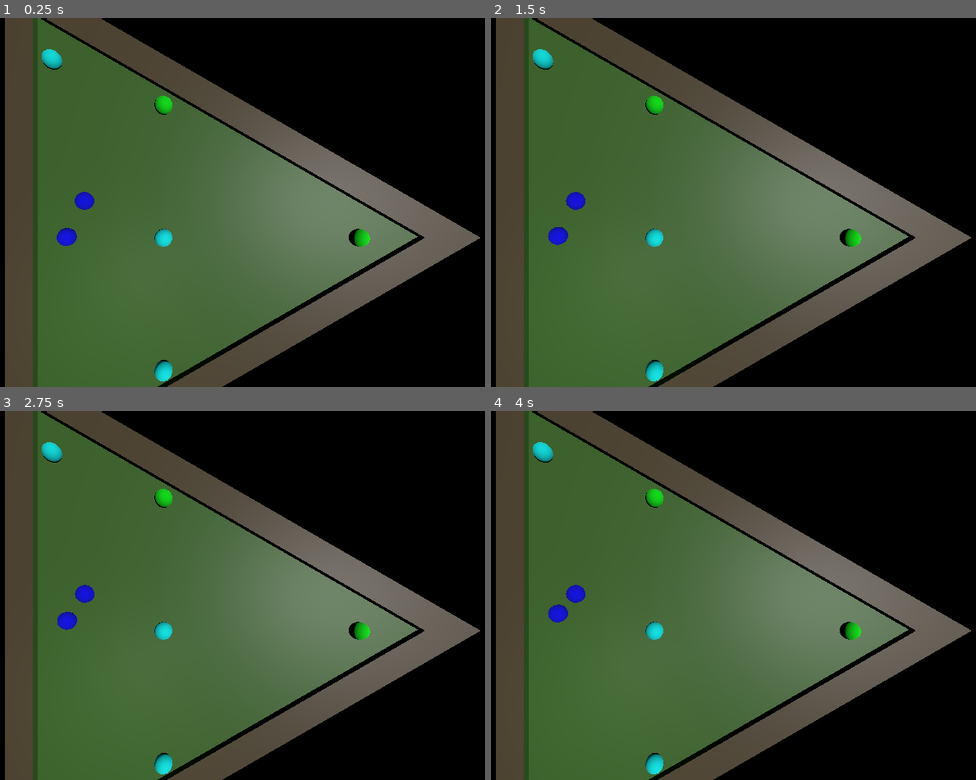
Above: before the commit, frames 1-4 (two rows, left to right).
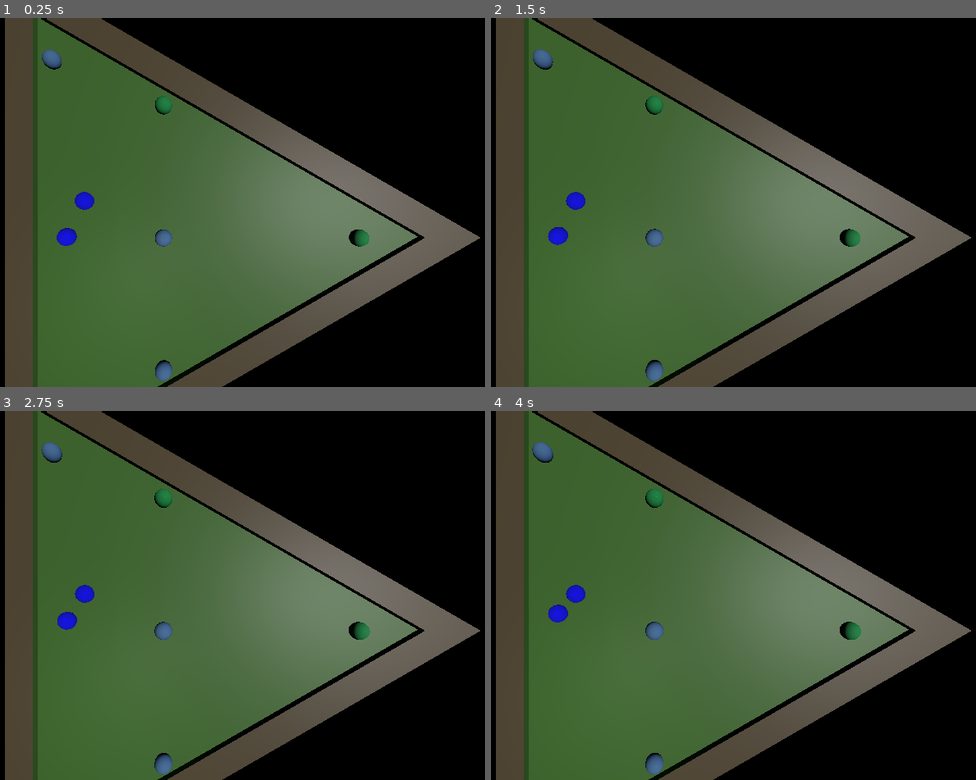
Above: after the commit, the same moments.

Repository: freesstylers/GlobalGameJam25
Game: Godot game, scene res://Assets/Prefabs/pruebaworld.tscn
The game is run twice, just before and just after one commit, with the same random seed, the same clock (stepped at 60 frames per second) and the same inputs.
Inputs (mouse positions are in pixels of both pictures, inside the frame that each line leads up to):
- Up to frame 1 (0.25 s): no input
- Up to frame 2 (1.5 s): tap Enter at 0.5 s; move the mouse to (830, 184) at 0.52 s; hold D (right) 0.53-1.28 s; click (830, 184) at 0.6 s; tap Space (Accelerate) at 1.25 s; move the mouse to (554, 220) at 1.27 s; hold S (down) from 1.28 s (still down); click (554, 220) at 1.35 s
- Up to frame 3 (2.75 s): tap Enter at 2 s; move the mouse to (261, 514) at 2.02 s; release S (down) at 2.03 s; hold D (right) from 2.03 s (still down); click (261, 514) at 2.1 s
- Up to frame 4 (4 s): tap Space (Accelerate) at 2.75 s; move the mouse to (655, 669) at 2.77 s; release D (right) at 2.78 s; hold Space (Accelerate) 2.78-3.53 s; click (655, 669) at 2.85 s; tap Enter at 3.5 s; move the mouse to (883, 650) at 3.52 s; hold A (left) from 3.53 s (still down); click (883, 650) at 3.6 s

The runs differ from the first frame. In frame 1, 0.8% of the frame differs, in the area x 8-77%, y 8-99%; in frame 2, 0.7%; in frame 3, 0.7%; in frame 4, 0.8%.
Error after the commit: Parse Error: Function "_ready" has the same name as a previously declared function. (res://Assets/Scripts/Bubbles/BouncyBubble.gd:17)

Commit message:
Añadido shader burbuja y cambio de color

Diff:
--- a/Assets/Prefabs/Bubbles/bouncy_bubble.tscn
+++ b/Assets/Prefabs/Bubbles/bouncy_bubble.tscn
@@ -1,8 +1,10 @@
-[gd_scene load_steps=12 format=3 uid="uid://u2amv3j63qg6"]
+[gd_scene load_steps=14 format=3 uid="uid://u2amv3j63qg6"]
 
 [ext_resource type="Script" path="res://Assets/Scripts/Bubbles/BouncyBubble.gd" id="1_guc2f"]
+[ext_resource type="Shader" path="res://Assets/Shaders/Bubble_Shader.gdshader" id="2_jpi3b"]
 [ext_resource type="AudioStream" uid="uid://ca15arcry2vu4" path="res://Assets/Sound/SFX/Bubble/bubble1.ogg" id="2_mrhf6"]
 [ext_resource type="AudioStream" uid="uid://5i4lbo2o8jdx" path="res://Assets/Sound/SFX/Bubble/bubble2.ogg" id="3_6yyuu"]
+[ext_resource type="Texture2D" uid="uid://6t6jl2iuyjwh" path="res://Assets/Shaders/Noise/noise.tres" id="3_60mns"]
 [ext_resource type="AudioStream" uid="uid://dp8pbvdael4tn" path="res://Assets/Sound/SFX/Bubble/bubble3.ogg" id="4_61div"]
 [ext_resource type="AudioStream" uid="uid://cneoexcqast5i" path="res://Assets/Sound/SFX/Bubble/bubble4.ogg" id="5_6yxkg"]
 [ext_resource type="AudioStream" uid="uid://bt2jncprqavnd" path="res://Assets/Sound/SFX/Bubble/bubble5.ogg" id="6_lq3y4"]
@@ -10,11 +12,18 @@
 
 [sub_resource type="SphereShape3D" id="SphereShape3D_00jjn"]
 
-[sub_resource type="StandardMaterial3D" id="StandardMaterial3D_mpnmf"]
-albedo_color = Color(0, 1, 0.0823529, 1)
+[sub_resource type="ShaderMaterial" id="ShaderMaterial_y62dy"]
+render_priority = 0
+shader = ExtResource("2_jpi3b")
+shader_parameter/bubble_color = Color(0.155877, 0.617215, 0.330781, 1)
+shader_parameter/alpha_bubble = 0.7
+shader_parameter/height_multiplier = 0.5
+shader_parameter/noise_sample_size = 0.02
+shader_parameter/animation_speed = 0.015
+shader_parameter/noise = ExtResource("3_60mns")
 
-[sub_resource type="SphereMesh" id="SphereMesh_kvmuj"]
-material = SubResource("StandardMaterial3D_mpnmf")
+[sub_resource type="SphereMesh" id="SphereMesh_1ymkk"]
+material = SubResource("ShaderMaterial_y62dy")
 
 [sub_resource type="AudioStreamRandomizer" id="AudioStreamRandomizer_d0703"]
 playback_mode = 1
@@ -29,6 +38,7 @@
 [node name="BouncyBubble" type="Node3D"]
 script = ExtResource("1_guc2f")
 numhits = 2
+hitColors = Array[Color]([Color(0, 0, 0, 1), Color(0.909968, 0.854121, 0.115571, 1)])
 
 [node name="RigidBody3D" type="RigidBody3D" parent="."]
 mass = 10.0
@@ -39,8 +49,9 @@
 [node name="CollisionShape3D" type="CollisionShape3D" parent="RigidBody3D"]
 shape = SubResource("SphereShape3D_00jjn")
 
-[node name="MeshInstance3D" type="MeshInstance3D" parent="RigidBody3D"]
-mesh = SubResource("SphereMesh_kvmuj")
+[node name="BubbleMesh" type="MeshInstance3D" parent="RigidBody3D"]
+transform = Transform3D(0.7, 0, 0, 0, 0.7, 0, 0, 0, 0.7, 0, 0, 0)
+mesh = SubResource("SphereMesh_1ymkk")
 
 [node name="BubblePop" type="AudioStreamPlayer" parent="."]
 stream = SubResource("AudioStreamRandomizer_d0703")
--- a/Assets/Prefabs/Bubbles/pruebaball.tscn
+++ b/Assets/Prefabs/Bubbles/pruebaball.tscn
@@ -1,8 +1,10 @@
-[gd_scene load_steps=13 format=3 uid="uid://dxs8u8ll3d0u1"]
+[gd_scene load_steps=15 format=3 uid="uid://dxs8u8ll3d0u1"]
 
 [ext_resource type="Script" path="res://Assets/Scripts/pruebaball.gd" id="1_7pg8h"]
+[ext_resource type="Shader" path="res://Assets/Shaders/Bubble_Shader.gdshader" id="2_50ydn"]
 [ext_resource type="AudioStream" uid="uid://ca15arcry2vu4" path="res://Assets/Sound/SFX/Bubble/bubble1.ogg" id="2_ea1hh"]
 [ext_resource type="AudioStream" uid="uid://5i4lbo2o8jdx" path="res://Assets/Sound/SFX/Bubble/bubble2.ogg" id="3_4usen"]
+[ext_resource type="Texture2D" uid="uid://6t6jl2iuyjwh" path="res://Assets/Shaders/Noise/noise.tres" id="3_fetgg"]
 [ext_resource type="AudioStream" uid="uid://dp8pbvdael4tn" path="res://Assets/Sound/SFX/Bubble/bubble3.ogg" id="4_r2yv4"]
 [ext_resource type="AudioStream" uid="uid://cneoexcqast5i" path="res://Assets/Sound/SFX/Bubble/bubble4.ogg" id="5_d6drm"]
 [ext_resource type="AudioStream" uid="uid://bt2jncprqavnd" path="res://Assets/Sound/SFX/Bubble/bubble5.ogg" id="6_ne85j"]
@@ -13,11 +15,18 @@
 
 [sub_resource type="SphereShape3D" id="SphereShape3D_s8rjv"]
 
-[sub_resource type="StandardMaterial3D" id="StandardMaterial3D_y08aw"]
-albedo_color = Color(0, 1, 1, 0.337255)
+[sub_resource type="ShaderMaterial" id="ShaderMaterial_d10nv"]
+render_priority = 0
+shader = ExtResource("2_50ydn")
+shader_parameter/bubble_color = Color(0.33244, 0.495902, 0.746645, 1)
+shader_parameter/alpha_bubble = 0.7
+shader_parameter/height_multiplier = 0.5
+shader_parameter/noise_sample_size = 0.02
+shader_parameter/animation_speed = 0.015
+shader_parameter/noise = ExtResource("3_fetgg")
 
-[sub_resource type="SphereMesh" id="SphereMesh_eaurw"]
-material = SubResource("StandardMaterial3D_y08aw")
+[sub_resource type="SphereMesh" id="SphereMesh_oclog"]
+material = SubResource("ShaderMaterial_d10nv")
 
 [sub_resource type="AudioStreamRandomizer" id="AudioStreamRandomizer_tj0au"]
 streams_count = 6
@@ -43,7 +52,8 @@
 shape = SubResource("SphereShape3D_s8rjv")
 
 [node name="MeshInstance3D" type="MeshInstance3D" parent="RigidBody3D"]
-mesh = SubResource("SphereMesh_eaurw")
+transform = Transform3D(0.7, 0, 0, 0, 0.7, 0, 0, 0, 0.7, 0, 0, 0)
+mesh = SubResource("SphereMesh_oclog")
 
 [node name="BubblePop" type="AudioStreamPlayer" parent="."]
 stream = SubResource("AudioStreamRandomizer_tj0au")
--- a/Assets/Resources/Meshes/SphereMeshBubble.tres
+++ b/Assets/Resources/Meshes/SphereMeshBubble.tres
@@ -1,23 +1,7 @@
-[gd_resource type="SphereMesh" load_steps=5 format=3 uid="uid://che5aggqytks"]
+[gd_resource type="SphereMesh" load_steps=2 format=3 uid="uid://che5aggqytks"]
 
-[ext_resource type="Shader" path="res://Assets/Shaders/Bubble_Shader.gdshader" id="1_j36va"]
-
-[sub_resource type="FastNoiseLite" id="FastNoiseLite_ptjky"]
-noise_type = 2
-frequency = 0.017
-
-[sub_resource type="NoiseTexture2D" id="NoiseTexture2D_8ddqt"]
-noise = SubResource("FastNoiseLite_ptjky")
-
-[sub_resource type="ShaderMaterial" id="ShaderMaterial_8v8gt"]
-render_priority = 0
-shader = ExtResource("1_j36va")
-shader_parameter/bubble_color = Color(0.927392, 0.373252, 0.495711, 1)
-shader_parameter/alpha_bubble = 0.7
-shader_parameter/height_multiplier = 0.12
-shader_parameter/noise_sample_size = 0.055
-shader_parameter/animation_speed = 0.07
-shader_parameter/noise = SubResource("NoiseTexture2D_8ddqt")
+[ext_resource type="Material" uid="uid://5nup7qfccaeb" path="res://Assets/Resources/Materials/bubble_material.tres" id="1_c3e7r"]
 
 [resource]
-material = SubResource("ShaderMaterial_8v8gt")
+resource_local_to_scene = true
+material = ExtResource("1_c3e7r")
--- a/Assets/Scripts/Bubbles/BouncyBubble.gd
+++ b/Assets/Scripts/Bubbles/BouncyBubble.gd
@@ -2,11 +2,26 @@
 extends BaseBall
 
 @export var numhits : int = 1
+@export var hitColors : Array[Color] = [Color.AQUA]
+
+var bubbleShader : ShaderMaterial #seteamos los parametros con seet_shader_material
+
+func _ready() -> void:
+	#Buscamos el shader y lo metemos en la variable
+	var count = $RigidBody3D/BubbleMesh.get_surface_override_material_count()
+	bubbleShader = $RigidBody3D/BubbleMesh.get_active_material(0) as ShaderMaterial
+
+
+	pass
 
 func _ready() -> void:
 	numhits = randi_range(0,2)
 
 func on_hit(body):
 	numhits -= 1
+	set_shader_color(hitColors[numhits])
 	if numhits == 0:
 		queue_free()
+
+func set_shader_color(color : Color):
+	bubbleShader.set_shader_parameter("bubble_color", Vector4(color.r, color.g, color.b, color.a))
--- a/Assets/Shaders/Bubble_Shader.gdshader
+++ b/Assets/Shaders/Bubble_Shader.gdshader
@@ -6,8 +6,8 @@
 uniform vec4 bubble_color : source_color;
 uniform float alpha_bubble = 0.7;
 uniform float height_multiplier = 0.5;
-uniform float noise_sample_size = 0.1;
-uniform float animation_speed = 0.01;
+uniform float noise_sample_size = 0.02;
+uniform float animation_speed = 0.015;
 
 float fresnel(vec3 normal, mat4 camera_matrix){
 	vec3 view_direction_world = (camera_matrix * vec4(0.0,0.0,1.0 - alpha_bubble,0.0)).xyz;
@@ -21,7 +21,7 @@
 }
 
 void vertex() {
-	float height = texture(noise, VERTEX.xz * noise_sample_size + TIME * animation_speed).r;
+	float height = texture(noise, VERTEX.xz * noise_sample_size + TIME * animation_speed).r/3.0 + 0.2;
 	VERTEX += NORMAL * height * height_multiplier;
 }
 
--- /dev/null
+++ b/Assets/Shaders/Noise/fast_noise.tres
@@ -0,0 +1,3 @@
+[gd_resource type="FastNoiseLite" format=3 uid="uid://l511xchhuygo"]
+
+[resource]
--- /dev/null
+++ b/Assets/Shaders/Noise/noise.tres
@@ -0,0 +1,6 @@
+[gd_resource type="NoiseTexture2D" load_steps=2 format=3 uid="uid://6t6jl2iuyjwh"]
+
+[ext_resource type="FastNoiseLite" uid="uid://l511xchhuygo" path="res://Assets/Shaders/Noise/fast_noise.tres" id="1_ltsa4"]
+
+[resource]
+noise = ExtResource("1_ltsa4")
